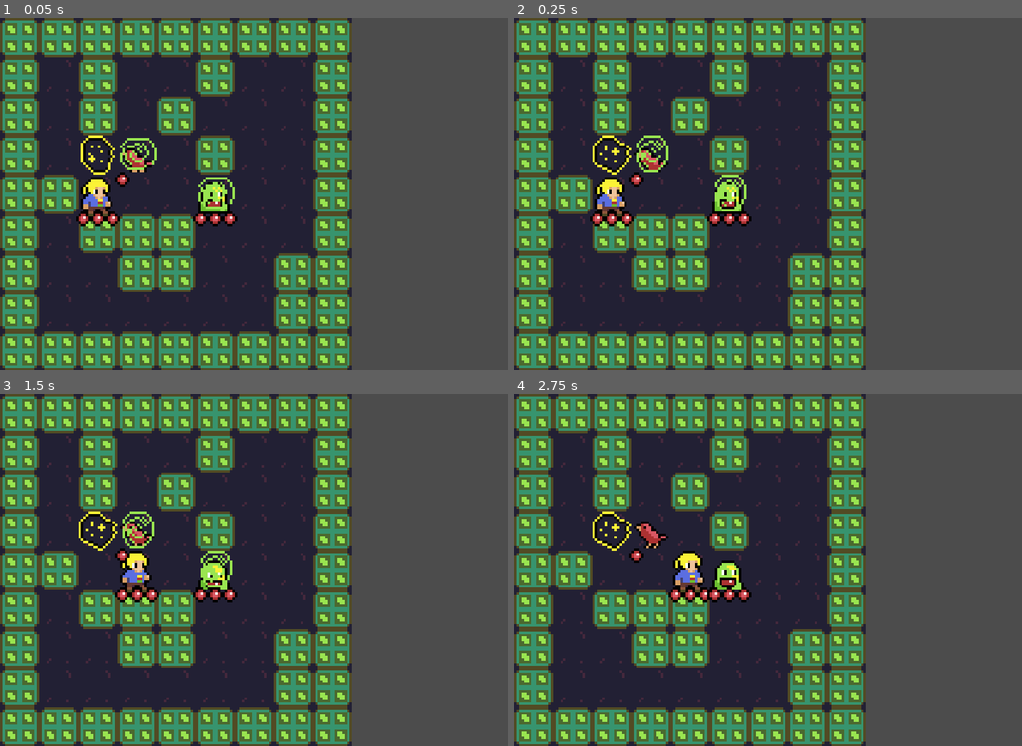
Above: before the commit, frames 1-4 (two rows, left to right).
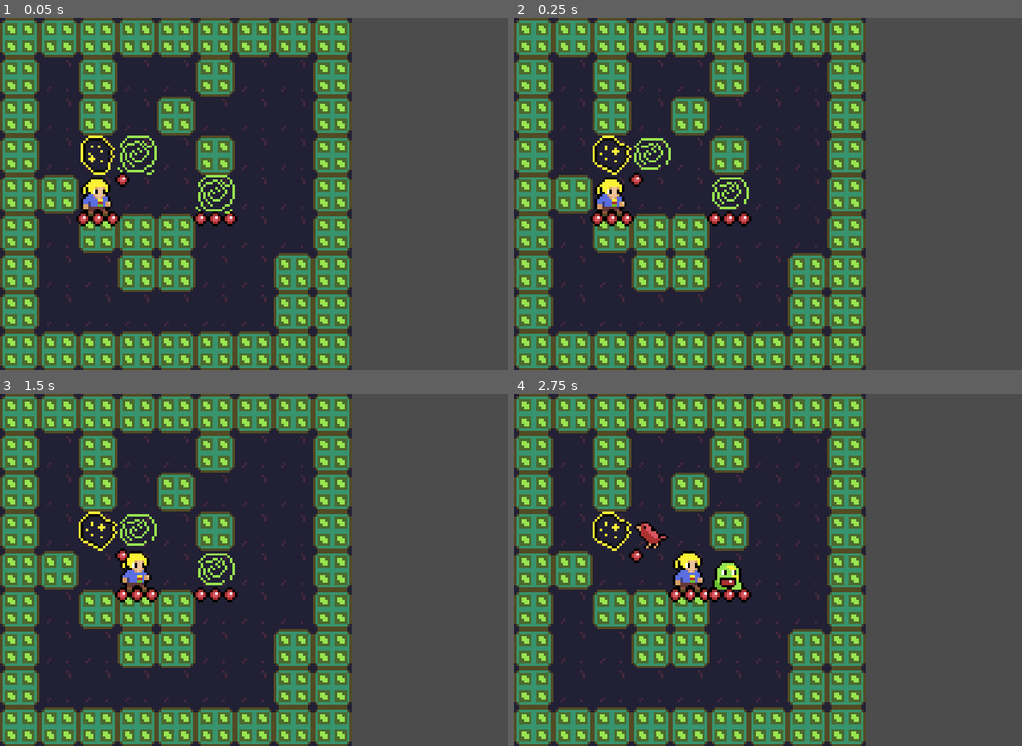
Above: after the commit, the same moments.

Repository: gueepo/godot_broughlike
Game: Godot game, scene res://Scenes/MainScene.tscn
The game is run twice, just before and just after one commit, with the same random seed, the same clock (stepped at 60 frames per second) and the same inputs.
Inputs:
- Up to frame 1 (0.05 s): no input
- Up to frame 2 (0.25 s): no input
- Up to frame 3 (1.5 s): hold Right (ui_right) 0.53-1.28 s; hold Down (ui_down) from 1.28 s (still down)
- Up to frame 4 (2.75 s): release Down (ui_down) at 2.03 s; hold Right (ui_right) from 2.03 s (still down)

The runs differ from the first frame. In frame 1, 0.9% of the frame differs, in the area x 23-47%, y 33-56%; in frame 2, 0.9%; in frame 3, 0.9%; in frame 4, nothing differs.

Commit message:
cleaning a bit more

Diff:
--- a/broughlike/Scenes/Monster_Base.gd
+++ b/broughlike/Scenes/Monster_Base.gd
@@ -53,10 +53,10 @@
 func UpdatePortalVisibility():
 	if(_teleportCounter > 0):
 		_portalSprite.visible = true
-		# _animatedSprite.visible = false
+		_animatedSprite.visible = false
 	else:
 		_portalSprite.visible = false
-		# _animatedSprite.visible = true
+		_animatedSprite.visible = true
 
 func TakeTurn():
 	var myTile = GetMyTile()
@@ -65,7 +65,6 @@
 	if(adjacentTiles.size() == 0):
 		return
 
-	# print("bird: mytile ", myTile, " - playerTile: ", playerTile, " - adjacent tiles: ", adjacentTiles)
 
 	# go over adjacent tiles and move to the closest towards the player
 	var distance = _mainSceneReference.ManhattanDistance(playerTile.position, adjacentTiles[0].position)
--- a/broughlike/Scenes/Monster_Base.tscn
+++ b/broughlike/Scenes/Monster_Base.tscn
@@ -42,7 +42,6 @@
 
 [node name="Portal" type="AnimatedSprite" parent="."]
 frames = SubResource( 4 )
-frame = 1
 playing = true
 
 [node name="AnimatedSprite" type="AnimatedSprite" parent="."]
